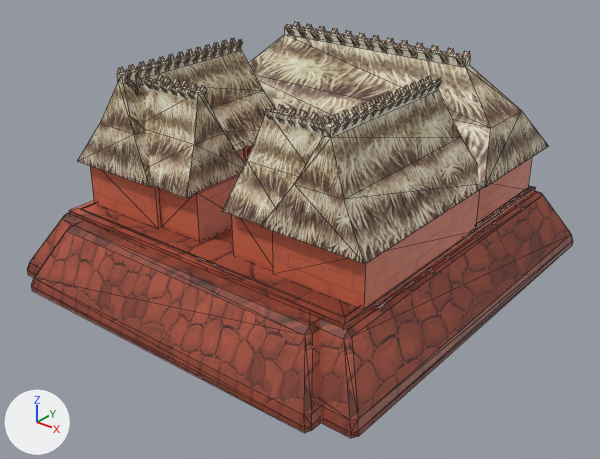
The COLLADA model art/meshes/structural/tlax_fortress.dae as it was, and as the next commit left it.
Rendered twice from a 50 mm lens placed at (35.7, -46.5, 28.5), pointed at (0.0, -2.0, 0.9). The lights are fixed; the arrows at lower left show +X, +Y and +Z. Mesh edges are drawn as thin lines. Vertices at the same position are counted once.

The first picture shows 'BARRACKS_KALA'.
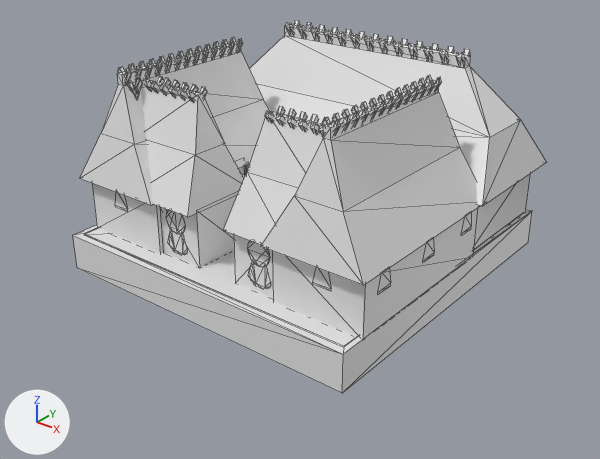
Where the change shows, as pixel boxes [x1, y1, x2, y2] in the pictures (600 x 459 px; the box of a moved part takes in the faces that stretch with it):
'BARRACKS_KALA', reshaped, moved, rescaled (13% narrower, 10% shorter)
    before: [27, 22, 573, 438]
    after: [73, 20, 547, 393]
part 1 of me_cube_026, moved or reshaped
    before: [70, 161, 536, 329]
    after: [73, 209, 532, 393]
part 2 of me_cube_026, moved or reshaped
    before: [249, 26, 548, 188]
    after: [250, 25, 547, 206]
part 3 of me_cube_026, moved or reshaped
    before: [90, 145, 253, 228]
    after: [92, 164, 249, 253]
part 4 of me_cube_026, moved or reshaped
    before: [78, 42, 276, 187]
    after: [80, 42, 270, 205]
part 5 of me_cube_026, moved or reshaped
    before: [135, 77, 142, 90]
    after: [118, 66, 124, 73]
part 6 of me_cube_026, rebuilt (11% taller)
    before: [260, 80, 483, 264]
    after: [261, 80, 481, 285]
part 7 of me_cube_026, rebuilt (10% taller)
    before: [272, 190, 479, 308]
    after: [272, 208, 478, 338]
part 8 of me_cube_026, rebuilt (14% taller)
    before: [141, 77, 245, 198]
    after: [141, 79, 244, 217]
part 9 of me_cube_026, rebuilt (12% taller)
    before: [476, 157, 532, 225]
    after: [473, 174, 530, 250]
part 10 of me_cube_026, rebuilt (7% taller)
    before: [159, 174, 240, 241]
    after: [160, 195, 237, 267]
part 11 of me_cube_026, deleted (brown)
    before: [118, 22, 470, 270]
part 12 of me_cube_026, built on
    before: [27, 109, 573, 438]
    after: [115, 75, 471, 297]
part 13 of me_cube_026, added
    after: [125, 37, 243, 101]
part 14 of me_cube_026, added
    after: [285, 20, 470, 65]

The change, as a list of edits to the scene's bpy script:
```text
Change me_cube_026:
    used by ob_barracks_kala; location = (-0.78, 0.27, 0.0); scale = (0.983, 1.0, 1.0)
    remove me_cube_026.from_pydata(...)  # 1120 vertices, 1406 faces; spans x -15.8..15.8, y -17.0..17.0, z -2.7..13.7
    remove me_cube_026.materials.append(mat_material)  # picture img_zapo_struct_png
    add me_cube_026.from_pydata(...)  # 1252 vertices, 1446 faces; spans x -13.4..13.4, y -13.0..13.0, z 0.2..16.4
    me_cube_026 part 1: the loose piece of 16 vertices spanning x -13.0..13.0, y -13.0..13.0, z 0.1..2.5 is scaled about the mesh origin by (0.983, 1, 1.2)
    me_cube_026 part 2: the loose piece of 16 vertices spanning x -13.6..13.6, y 2.4..13.0, z 6.1..13.3 is scaled about the mesh origin by (0.983, 1, 1.2)
    me_cube_026 part 3: the loose piece of 14 vertices spanning x -12.8..-5.5, y -10.9..3.2, z 2.3..6.1 is scaled about the mesh origin by (0.983, 1, 1.2)
    me_cube_026 part 4: the loose piece of 16 vertices spanning x -13.2..-5.1, y -11.6..3.7, z 6.0..12.9 is scaled about the mesh origin by (0.983, 1, 1.2)
    me_cube_026 part 5: the loose piece of 8 vertices spanning x -8.9..-8.6, y -9.4..-8.6, z 11.3..12.5 is multiplied about its middle by the matrix ((0.0, -1.115, 0.103), (1.12, 0.0, 0.0), (0.0, 0.103, 1.115)), then moved by (-0.4, -0.6, 3.2)
    me_cube_026 part 6: the loose piece of 16 vertices spanning x 5.2..13.3, y -11.6..3.7, z 6.0..12.9 is rebuilt with 16 vertices and now spans x 5.1..13.1, y -11.6..3.7, z 7.1..15.5
    me_cube_026 part 7: the loose piece of 14 vertices spanning x 5.6..12.9, y -10.9..3.2, z 2.3..6.1 is rebuilt with 14 vertices and now spans x 5.5..12.6, y -10.9..3.2, z 2.8..7.3
    me_cube_026 part 8: the loose piece of 12 vertices spanning x -9.1..-1.6, y -11.4..-5.1, z 6.0..12.3 is rebuilt with 12 vertices and now spans x -8.9..-1.6, y -11.4..-5.1, z 7.1..14.8
    me_cube_026 part 9: the loose piece of 8 vertices spanning x -12.3..12.6, y 2.8..12.5, z 2.4..6.3 is rebuilt with 8 vertices and now spans x -12.1..12.3, y 2.8..12.5, z 2.8..7.5
    me_cube_026 part 10: the loose piece of 8 vertices spanning x -5.5..-1.6, y -10.5..-6.0, z 2.3..6.1 is rebuilt with 8 vertices and now spans x -5.4..-1.7, y -10.5..-6.0, z 2.8..7.3
    me_cube_026 part 11: 112 loose pieces with 892 vertices, spanning x -9.8..10.0, y -10.5..8.4, z 2.1..13.7, are deleted
    me_cube_026 part 12: 84 vertices removed from x -15.8..15.8, y -17.0..17.0, z -2.7..12.3; 588 vertices added at x -12.6..12.7, y -11.4..12.5, z 2.5..15.9
    me_cube_026 part 13: 312 vertices added at x -9.5..-3.3, y -9.8..2.1, z 13.6..15.9
    me_cube_026 part 14: 208 vertices added at x -8.1..8.3, y 7.0..8.4, z 14.9..16.4
Change ob_barracks_kala:
    ob_barracks_kala.scale: (0.983, 1.0, 1.0) -> (1.0, 1.0, 1.0)
    ob_barracks_kala.location: (-0.78, 0.27, 0.0) -> (-0.78, 0.27, -2.58)
```
